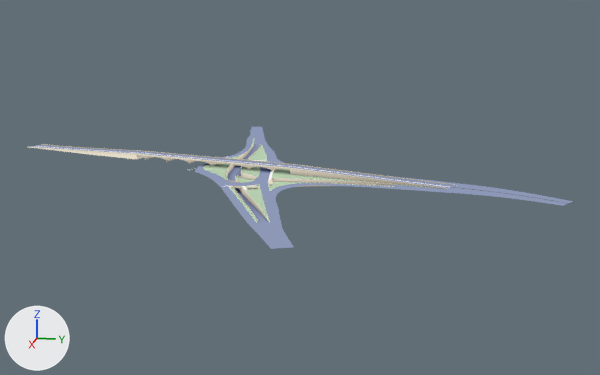
The glTF model data/almaty-models/VOAD-halilulina-colored.glb as it was, and as the next commit left it.
Both versions are drawn from a camera (50 mm lens) standing at (1011.0, 246.0, 225.0) and looking at (25.0, 48.0, -22.0). Lighting does not change. The marker at lower left points along +X, +Y and +Z. Where no turn or scale is listed for an object, it has been applied to the vertices.

Objects in the first picture: 'group_1', 'group_2', 'group_3', 'group_4.003'.
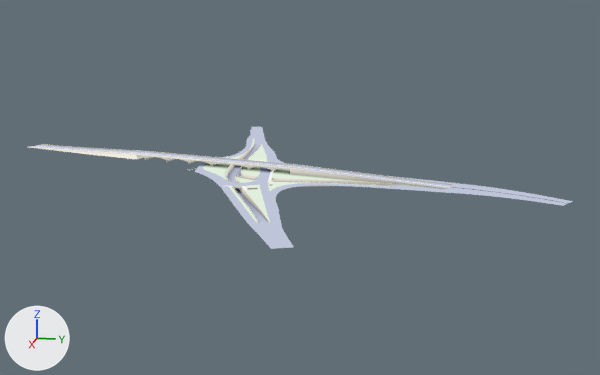
What differs and where, as boxes (x1, y1, x2, y2) in the pictures (600 x 375 px):
```json
{"object": "group_3", "change": "recoloured", "before": [31, 127, 573, 249], "after": [31, 127, 573, 249], "on screen": "blue to white"}
{"object": "group_4.003", "change": "recoloured", "before": [203, 138, 441, 223], "after": [203, 138, 441, 223]}
```

Edits to the scene script, one JSON object a line:
```json
{"op": "remove", "block": "mat_asphalt_001", "code": "n5 = _N.new('ShaderNodeMix'); n5.name = 'Mix'"}
{"op": "remove", "block": "mat_asphalt_001", "code": "n5.data_type = 'RGBA'"}
{"op": "remove", "block": "mat_asphalt_001", "code": "n5.blend_type = 'MULTIPLY'"}
{"op": "remove", "block": "mat_asphalt_001", "code": "n5.inputs[0].default_value = 1.0  # 'Factor'"}
{"op": "remove", "block": "mat_asphalt_001", "code": "n5.inputs[7].default_value = (0.515, 0.558, 0.687, 1.0)  # 'B', light grey #bec5d8"}
{"block": "mat_asphalt_001", "where": "n0 = _N.new('ShaderNodeEmission'); n0.name = 'Emission'"}
{"block": "mat_asphalt_001", "where": "n6 = _N.new('ShaderNodeTexImage'); n6.name = 'Image Texture'"}
{"op": "remove", "block": "mat_asphalt_001", "code": "_L.new(n5.outputs[2], n0.inputs[0])  # 'Result' to 'Color'"}
{"op": "remove", "block": "mat_asphalt_001", "code": "_L.new(n6.outputs[0], n5.inputs[6])  # 'Color' to 'A'"}
{"op": "add", "block": "mat_asphalt_001", "code": "_L.new(n6.outputs[0], n0.inputs[0])  # 'Color' to 'Color'"}
{"block": "mat_grass", "change": "nodes: BsdfPrincipled, Mix, OutputMaterial, TexImage"}
{"block": "mat_grass", "change": "colours: white #e0efdb"}
{"block": "mat_grass", "change": "nodes: BsdfTransparent, Emission, LightPath, MixShader, OutputMaterial, TexImage"}
```
